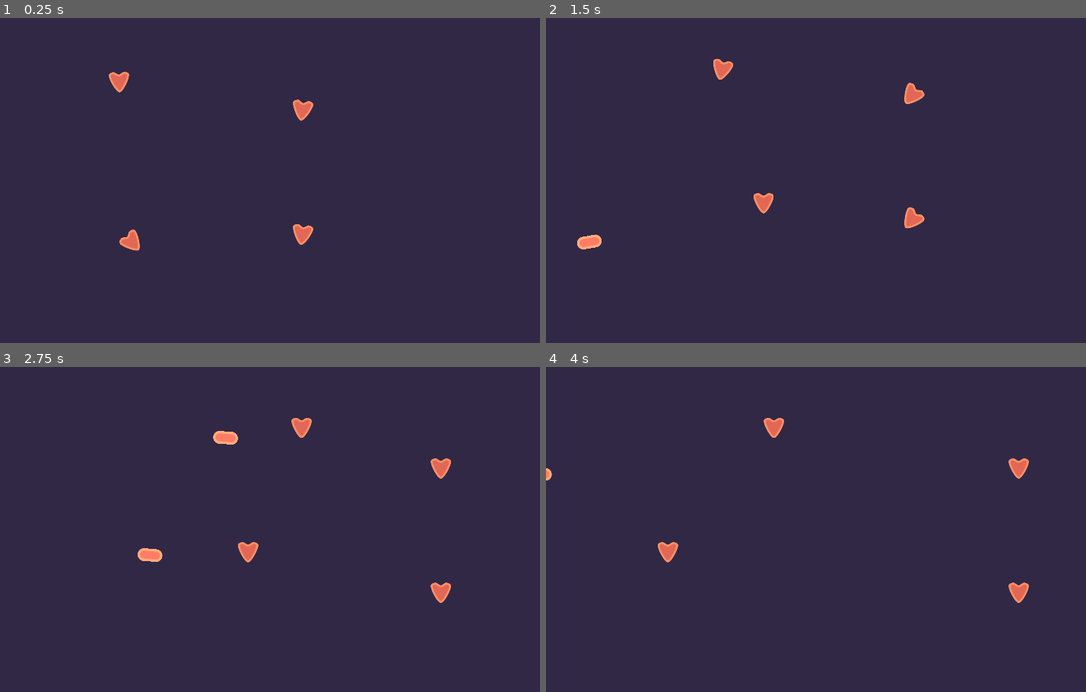
Above: before the commit, frames 1-4 (two rows, left to right).
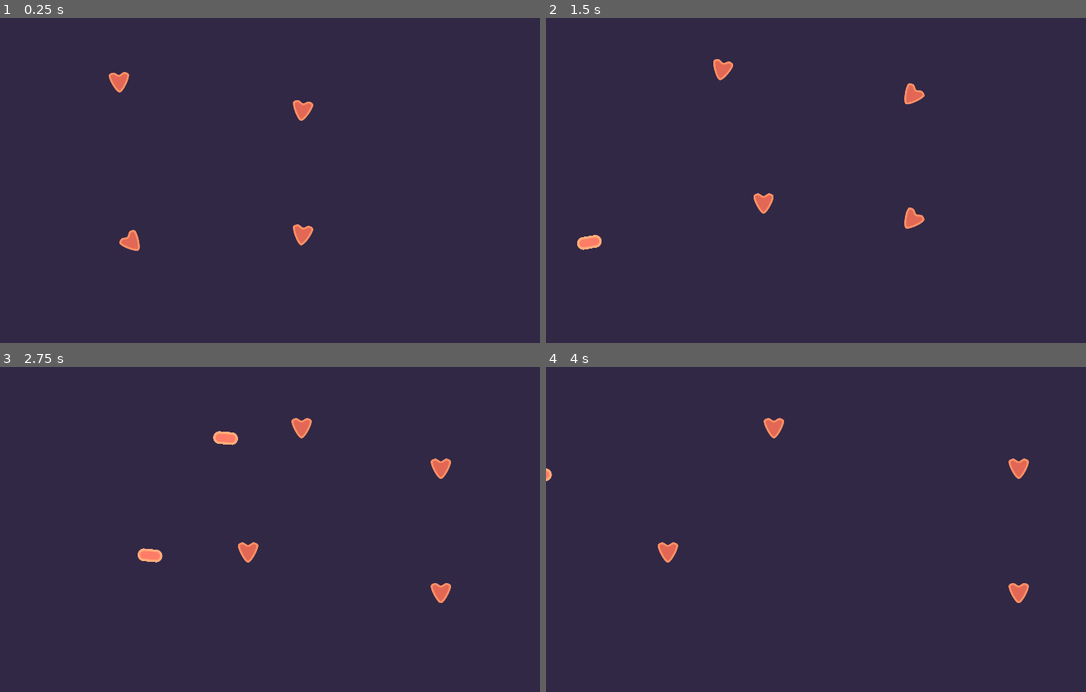
Above: after the commit, the same moments.

Repository: pigdevstudio/fermi-parallax
Game: Godot game, scene res://Levels/Level2/Waves/Wave1.tscn
The game is run twice, just before and just after one commit, with the same random seed, the same clock (stepped at 60 frames per second) and the same inputs. This scene is started directly instead of the project's main scene.
Inputs:
- Up to frame 1 (0.25 s): no input
- Up to frame 2 (1.5 s): hold Right (move_right) 0.53-1.28 s; hold Shift (dash) 0.53-1.28 s; hold S (move_down) from 1.28 s (still down); tap Space (shoot) at 1.35 s
- Up to frame 3 (2.75 s): release S (move_down) at 2.03 s; hold Right (move_right) from 2.03 s (still down); hold Shift (dash) from 2.03 s (still down)
- Up to frame 4 (4 s): release Right (move_right) at 2.78 s; release Shift (dash) at 2.78 s; hold W (move_up) 2.78-3.53 s; tap Space (shoot) at 2.85 s; hold A (move_left) from 3.53 s (still down); hold Shift (dash) from 3.53 s (still down)

The runs differ from the first frame. In frame 1, less than 0.1% of the frame differs, in the area x 20-59%, y 16-72%; in frame 2, less than 0.1%; in frame 3, 0.1%, in the area x 25-84%, y 15-73%; in frame 4, less than 0.1%.

Commit message:
Add level2 (wip)

Diff:
--- a/source/Levels/Level2/Level2.tscn
+++ b/source/Levels/Level2/Level2.tscn
@@ -17,6 +17,36 @@
 
 [sub_resource type="Animation" id=2]
 resource_name = "00"
+length = 2.0
+tracks/0/type = "value"
+tracks/0/path = NodePath("WaveSpawner2D:spawn_scene")
+tracks/0/interp = 1
+tracks/0/loop_wrap = true
+tracks/0/imported = false
+tracks/0/enabled = true
+tracks/0/keys = {
+"times": PoolRealArray( 0 ),
+"transitions": PoolRealArray( 1 ),
+"update": 1,
+"values": [ ExtResource( 5 ) ]
+}
+tracks/1/type = "method"
+tracks/1/path = NodePath("WaveSpawner2D")
+tracks/1/interp = 1
+tracks/1/loop_wrap = true
+tracks/1/imported = false
+tracks/1/enabled = true
+tracks/1/keys = {
+"times": PoolRealArray( 2 ),
+"transitions": PoolRealArray( 1 ),
+"values": [ {
+"args": [  ],
+"method": "spawn"
+} ]
+}
+
+[sub_resource type="Animation" id=3]
+resource_name = "01"
 length = 2.0
 tracks/0/type = "value"
 tracks/0/path = NodePath("WaveSpawner2D:spawn_scene")
@@ -68,6 +98,7 @@
 
 [node name="EventsPlayer" type="AnimationPlayer" parent="."]
 anims/00 = SubResource( 2 )
+anims/01 = SubResource( 3 )
 
 [node name="Mine" parent="." instance=ExtResource( 6 )]
 position = Vector2( 950.292, -176.513 )
--- a/source/Levels/Level2/Waves/Wave1.tscn
+++ b/source/Levels/Level2/Waves/Wave1.tscn
@@ -3,7 +3,8 @@
 [ext_resource path="res://Levels/Wave/Wave.tscn" type="PackedScene" id=1]
 [ext_resource path="res://Actors/Enemies/PathFollowEnemy/EnemyTwo.tscn" type="PackedScene" id=3]
 
-[node name="Wave1" instance=ExtResource( 1 )]
+[node name="Wave" instance=ExtResource( 1 )]
+position = Vector2( 0, 1 )
 
 [node name="EnemyTwo" parent="." index="0" instance=ExtResource( 3 )]
 position = Vector2( 248, 0 )
--- /dev/null
+++ b/source/Levels/Level2/Waves/Wave2.tscn
@@ -0,0 +1,19 @@
+[gd_scene load_steps=4 format=2]
+
+[ext_resource path="res://Levels/Wave/Wave.tscn" type="PackedScene" id=1]
+[ext_resource path="res://Actors/Enemies/PathFollowEnemy/EnemyOne.tscn" type="PackedScene" id=2]
+[ext_resource path="res://Objects/Mine/Mine.tscn" type="PackedScene" id=3]
+
+[node name="Wave" instance=ExtResource( 1 )]
+
+[node name="EnemyOne" parent="." index="0" instance=ExtResource( 2 )]
+position = Vector2( 562.849, 100.659 )
+
+[node name="Mine" parent="." index="1" instance=ExtResource( 3 )]
+position = Vector2( 402.513, -222.894 )
+
+[node name="Mine5" parent="." index="2" instance=ExtResource( 3 )]
+position = Vector2( 830.778, -895.682 )
+
+[node name="Mine6" parent="." index="3" instance=ExtResource( 3 )]
+position = Vector2( 1524.39, -1425.29 )
--- /dev/null
+++ b/source/Levels/Level2/Waves/Wave3.tscn
@@ -0,0 +1,31 @@
+[gd_scene load_steps=4 format=2]
+
+[ext_resource path="res://Levels/Wave/Wave.tscn" type="PackedScene" id=1]
+[ext_resource path="res://Objects/Mine/Mine.tscn" type="PackedScene" id=2]
+[ext_resource path="res://Actors/Enemies/PathFollowEnemy/EnemyTwo.tscn" type="PackedScene" id=3]
+
+[node name="Wave1" instance=ExtResource( 1 )]
+position = Vector2( 0, 84.2947 )
+
+[node name="EnemyTwo" parent="." index="0" instance=ExtResource( 3 )]
+position = Vector2( 75.5626, -39.0424 )
+max_animator_speed = 2.0
+
+[node name="EnemyTwo3" parent="." index="1" instance=ExtResource( 3 )]
+position = Vector2( 497.35, 58.2932 )
+max_animator_speed = 2.0
+
+[node name="EnemyTwo2" parent="." index="2" instance=ExtResource( 3 )]
+position = Vector2( 950.888, -37.9303 )
+
+[node name="Mine" parent="." index="3" instance=ExtResource( 2 )]
+position = Vector2( 364.868, -836.998 )
+
+[node name="Mine2" parent="." index="4" instance=ExtResource( 2 )]
+position = Vector2( 739.296, -1602.25 )
+
+[node name="Mine3" parent="." index="5" instance=ExtResource( 2 )]
+position = Vector2( 1629.49, -1030.39 )
+
+[node name="Mine4" parent="." index="6" instance=ExtResource( 2 )]
+position = Vector2( 1047.39, -668.24 )
--- /dev/null
+++ b/source/Levels/Level2/Waves/Wave4.tscn
@@ -0,0 +1,81 @@
+[gd_scene load_steps=6 format=2]
+
+[ext_resource path="res://Levels/Wave/Wave.tscn" type="PackedScene" id=1]
+[ext_resource path="res://Actors/Enemies/PathFollowEnemy/EnemyOne.tscn" type="PackedScene" id=2]
+[ext_resource path="res://Objects/Mine/Mine.tscn" type="PackedScene" id=3]
+[ext_resource path="res://Objects/Asteroid/LesserAsteroid.tscn" type="PackedScene" id=4]
+[ext_resource path="res://Objects/Asteroid/PettyAsteroid.tscn" type="PackedScene" id=5]
+
+[node name="Wave" instance=ExtResource( 1 )]
+
+[node name="EnemyOne" parent="." index="0" instance=ExtResource( 2 )]
+position = Vector2( 517.327, 125.263 )
+
+[node name="EnemyOne2" parent="." index="1" instance=ExtResource( 2 )]
+position = Vector2( 316.427, 125.263 )
+
+[node name="EnemyOne3" parent="." index="2" instance=ExtResource( 2 )]
+position = Vector2( 715.834, 125.263 )
+
+[node name="EnemyOne4" parent="." index="3" instance=ExtResource( 2 )]
+position = Vector2( 911.949, 125.263 )
+
+[node name="Mine" parent="." index="4" instance=ExtResource( 3 )]
+position = Vector2( 402.512, -222.894 )
+
+[node name="Mine2" parent="." index="5" instance=ExtResource( 3 )]
+position = Vector2( 1632.49, -1872.18 )
+
+[node name="Mine3" parent="." index="6" instance=ExtResource( 3 )]
+position = Vector2( 678.204, -3402.93 )
+
+[node name="Mine4" parent="." index="7" instance=ExtResource( 3 )]
+position = Vector2( 686.898, -1289.8 )
+
+[node name="Mine5" parent="." index="8" instance=ExtResource( 3 )]
+position = Vector2( 1055.6, -2339.81 )
+
+[node name="Mine6" parent="." index="9" instance=ExtResource( 3 )]
+position = Vector2( 1833.71, -997.977 )
+
+[node name="LesserAsteroid" parent="." index="10" instance=ExtResource( 4 )]
+position = Vector2( 810.858, -3998 )
+
+[node name="PettyAsteroid" parent="." index="11" instance=ExtResource( 5 )]
+position = Vector2( 379.758, -3782.45 )
+
+[node name="LesserAsteroid2" parent="." index="12" instance=ExtResource( 4 )]
+position = Vector2( 1328.18, -3627.25 )
+
+[node name="PettyAsteroid2" parent="." index="13" instance=ExtResource( 5 )]
+position = Vector2( 966.054, -3299.62 )
+
+[node name="LesserAsteroid3" parent="." index="14" instance=ExtResource( 4 )]
+position = Vector2( 1733.41, -3178.91 )
+
+[node name="PettyAsteroid3" parent="." index="15" instance=ExtResource( 5 )]
+position = Vector2( 422.868, -3239.26 )
+
+[node name="LesserAsteroid4" parent="." index="16" instance=ExtResource( 4 )]
+position = Vector2( 320.624, -4361.03 )
+
+[node name="PettyAsteroid4" parent="." index="17" instance=ExtResource( 5 )]
+position = Vector2( 544.617, -2213.95 )
+
+[node name="LesserAsteroid5" parent="." index="18" instance=ExtResource( 4 )]
+position = Vector2( 974.876, -2745.73 )
+
+[node name="PettyAsteroid5" parent="." index="19" instance=ExtResource( 5 )]
+position = Vector2( 1632.08, -2560.87 )
+
+[node name="LesserAsteroid6" parent="." index="20" instance=ExtResource( 4 )]
+position = Vector2( 457.887, -2574.22 )
+
+[node name="PettyAsteroid6" parent="." index="21" instance=ExtResource( 5 )]
+position = Vector2( 1431.93, -1500.1 )
+
+[node name="LesserAsteroid7" parent="." index="22" instance=ExtResource( 4 )]
+position = Vector2( 945.551, -897.599 )
+
+[node name="PettyAsteroid7" parent="." index="23" instance=ExtResource( 5 )]
+position = Vector2( 695.512, -1716.69 )
--- a/source/Objects/Mine/Mine.tscn
+++ b/source/Objects/Mine/Mine.tscn
@@ -8,12 +8,12 @@
 [ext_resource path="res://Objects/Explosion/Explosion.tscn" type="PackedScene" id=6]
 
 [sub_resource type="CircleShape2D" id=1]
-radius = 96.0
+radius = 184.0
 
 [sub_resource type="CircleShape2D" id=2]
 radius = 24.0
 
-[sub_resource type="Animation" id=4]
+[sub_resource type="Animation" id=3]
 resource_name = "countdown"
 tracks/0/type = "value"
 tracks/0/path = NodePath("Sprite/Light:self_modulate")
@@ -42,8 +42,7 @@
 } ]
 }
 
-[sub_resource type="Animation" id=3]
-resource_name = "explode"
+[sub_resource type="Animation" id=4]
 length = 3.0
 tracks/0/type = "animation"
 tracks/0/path = NodePath("Explosion/AnimationPlayer")
@@ -320,10 +319,10 @@
 
 [node name="AnimationPlayer" type="AnimationPlayer" parent="."]
 autoplay = "setup"
-anims/countdown = SubResource( 4 )
-anims/explode = SubResource( 3 )
-anims/idle = SubResource( 6 )
-anims/setup = SubResource( 7 )
+anims/countdown = SubResource( 3 )
+anims/explode = SubResource( 4 )
+anims/idle = SubResource( 5 )
+anims/setup = SubResource( 6 )
 
 [node name="Health" parent="." instance=ExtResource( 5 )]
 max_amount = 3.0
@@ -335,14 +334,13 @@
 collision_mask = 8
 
 [node name="CollisionShape2D" type="CollisionShape2D" parent="SensorArea"]
-shape = SubResource( 5 )
+shape = SubResource( 7 )
 
 [node name="Explosion" parent="." instance=ExtResource( 6 )]
 
 [node name="Timer" type="Timer" parent="."]
 wait_time = 3.0
 one_shot = true
-autostart = true
 
 [node name="VisibilityNotifier2D" type="VisibilityNotifier2D" parent="."]
 scale = Vector2( 1.6, 1.6 )
Not shown: 1 places in source/Levels/Level2/Level2.tscn that only renumber resources
Not shown: 3 places in source/Objects/Mine/Mine.tscn that only renumber resources
